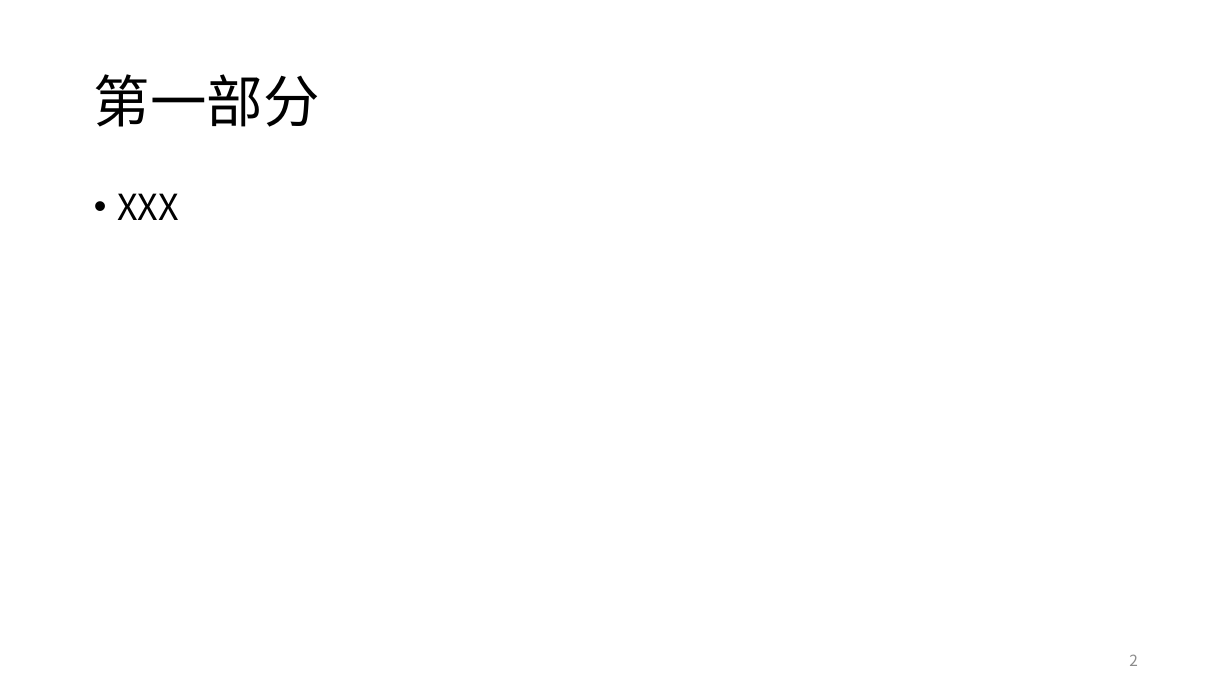
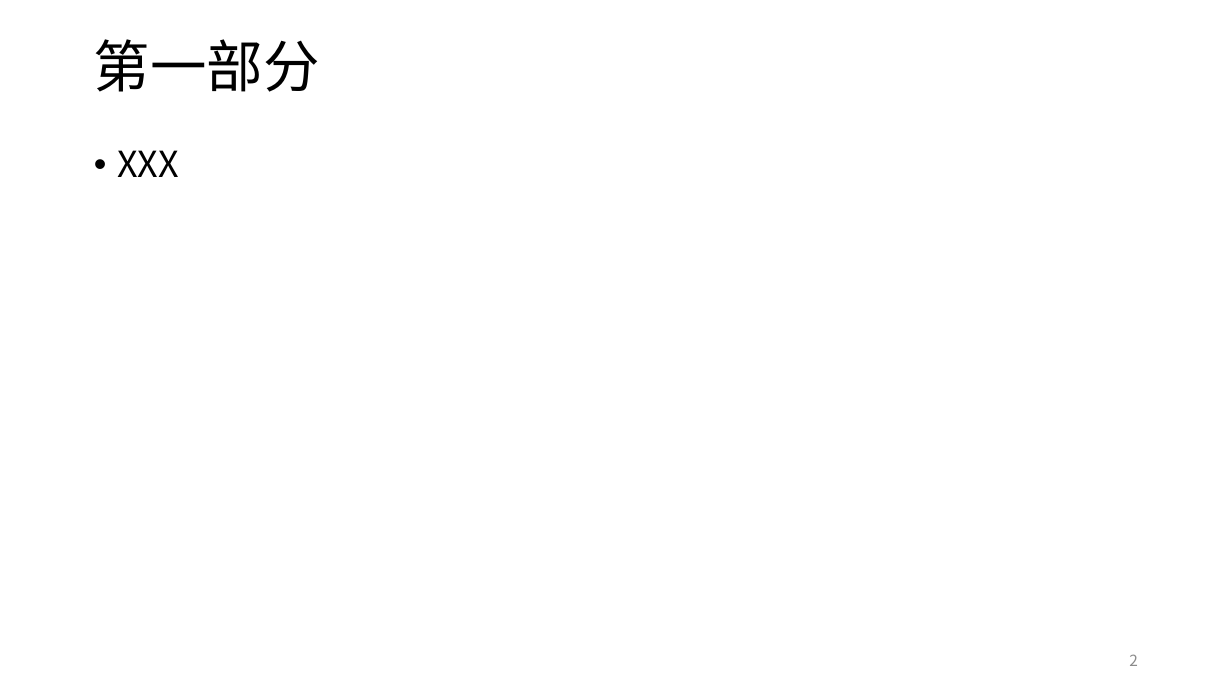
Before and after one commit to hust-open-atom-club/docs, a slide deck: slide 2 of PPT模板/华科开放原子开源俱乐部模板.pptx. Drawn at 1232x693 pixels with LibreOffice and Linux fonts; fonts in the diff are those of the drawing; background and template pictures are left out. Boxes give left, top, right and bottom in pixels: in the first picture for what was removed or moved away, otherwise in the second. Text is boxed around its words. In the diff, an @@ line names an element or a change of style, - is before the commit and + after.

```diff
--- a/PPT模板/华科开放原子开源俱乐部模板.pptx
+++ b/PPT模板/华科开放原子开源俱乐部模板.pptx
@@ title "第一部分": place and size @@
-title "第一部分" at <box>94,74,320,127</box>
+title "第一部分" at <box>94,39,320,92</box>
@@ text "XXX": place and size @@
-text "XXX" at <box>117,193,179,220</box>
+text "XXX" at <box>117,150,179,177</box>
```
Also in this commit, not shown: 3 other slides changed.
